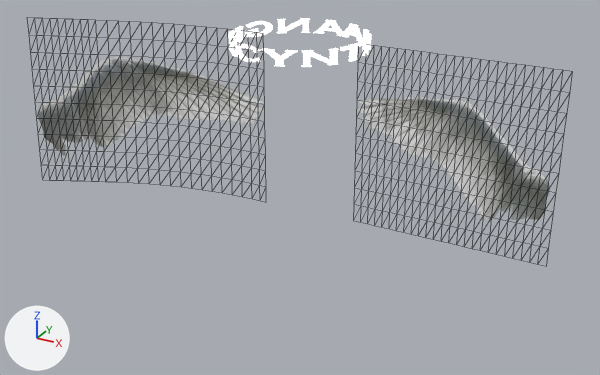
The glTF model model/Angel.glb as it was, and as the next commit left it.
Rendered twice from a 50 mm lens placed at (6.83, -12.33, 6.96), pointed at (0.77, -1.31, 1.45). The lights are fixed; the arrows at lower left show +X, +Y and +Z. Mesh edges are drawn as thin lines on the coarser meshes. Where no turn or scale is listed for an object, it has been applied to the vertices.

Names of what the first picture shows: '挤压.003', '翅右', '翅左.psd'.
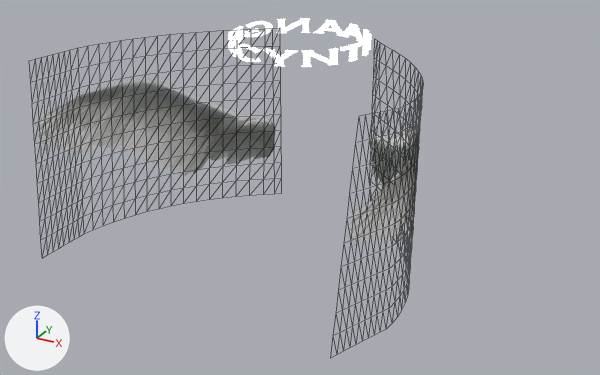
The newer file is also turned or shifted as a whole; pictures and numbers use the older file's frame.

Changed parts and their boxes [x1, y1, x2, y2] in the pictures (600 x 375 px):
```json
{"object": "翅左.psd.3", "change": "added", "after": [35, 77, 276, 176]}
{"object": "翅右", "change": "deleted", "before": [358, 97, 550, 221]}
{"object": "翅左.psd", "change": "deleted", "before": [38, 57, 263, 156]}
{"object": "翅右.3", "change": "added", "after": [348, 125, 420, 247]}
```

Edits to the scene script, one JSON object a line:
```json
{"op": "set", "path": "img_image_0", "old": "load_image('Image_0', '_unpacked/Image_0', 1771, 1575, 'sRGB')", "new": "load_image('Image_0', '_unpacked/Image_0', 1627, 1575, 'sRGB')"}
{"op": "set", "path": "img_image_1", "old": "load_image('Image_1', '_unpacked/Image_1', 1627, 1575, 'sRGB')", "new": "load_image('Image_1', '_unpacked/Image_1', 1771, 1575, 'sRGB')"}
{"op": "set", "path": "mat_材质.texture", "old": "img_image_0", "new": "img_image_1", "note": "with its transparency"}
{"op": "set", "path": "mat_材质222.texture", "old": "img_image_1", "new": "img_image_0", "note": "with its transparency"}
{"op": "add", "block": "me_翅左_psd_3", "code": ["me_翅左_psd_3 = bpy.data.meshes.new('翅左.psd.3')", "me_翅左_psd_3.from_pydata(...)  # 286 vertices, 500 faces; spans x -1.92..0.14, y -4.27..0.15, z -1.06..2.34", "me_翅左_psd_3.materials.append(mat_材质)  # picture img_image_1"]}
{"op": "add", "block": "me_翅右_3", "code": ["me_翅右_3 = bpy.data.meshes.new('翅右.3')", "me_翅右_3.from_pydata(...)  # 286 vertices, 500 faces; spans x -0.03..1.82, y -4.59..0.01, z -1.0..2.47", "me_翅右_3.materials.append(mat_材质222)  # picture img_image_0"]}
{"op": "remove", "block": "ob_翅左_psd", "code": ["ob_翅左_psd = bpy.data.objects.new('翅左.psd', me_翅左_psd)", "ob_翅左_psd.location = (-2.44, 0.04, 1.94)"]}
{"op": "remove", "block": "ob_翅右", "code": ["ob_翅右 = bpy.data.objects.new('翅右', me_翅右)", "ob_翅右.location = (1.15, 0.04, 1.74)"]}
{"op": "add", "block": "ob_翅左_psd_3", "code": ["ob_翅左_psd_3 = bpy.data.objects.new('翅左.psd.3', me_翅左_psd_3)", "ob_翅左_psd_3.location = (-0.8, 0.4, 1.37)"]}
{"op": "add", "block": "ob_翅右_3", "code": ["ob_翅右_3 = bpy.data.objects.new('翅右.3', me_翅右_3)", "ob_翅右_3.location = (1.28, 0.43, 1.29)"]}
```
